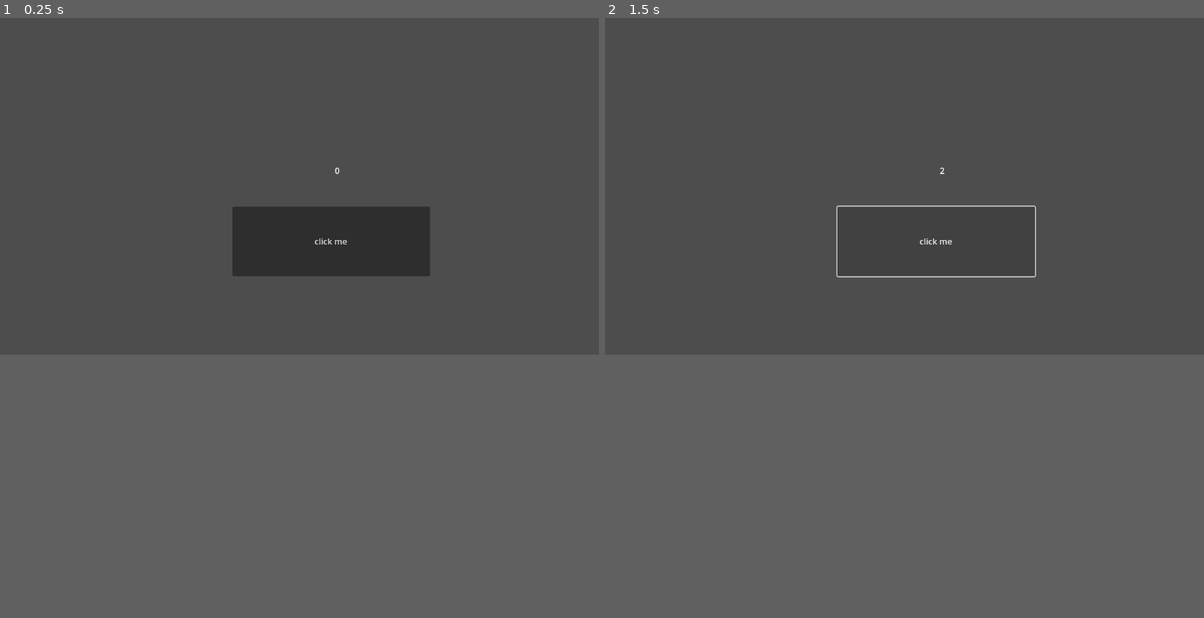
Above: before the commit, frames 1-2 (left to right).
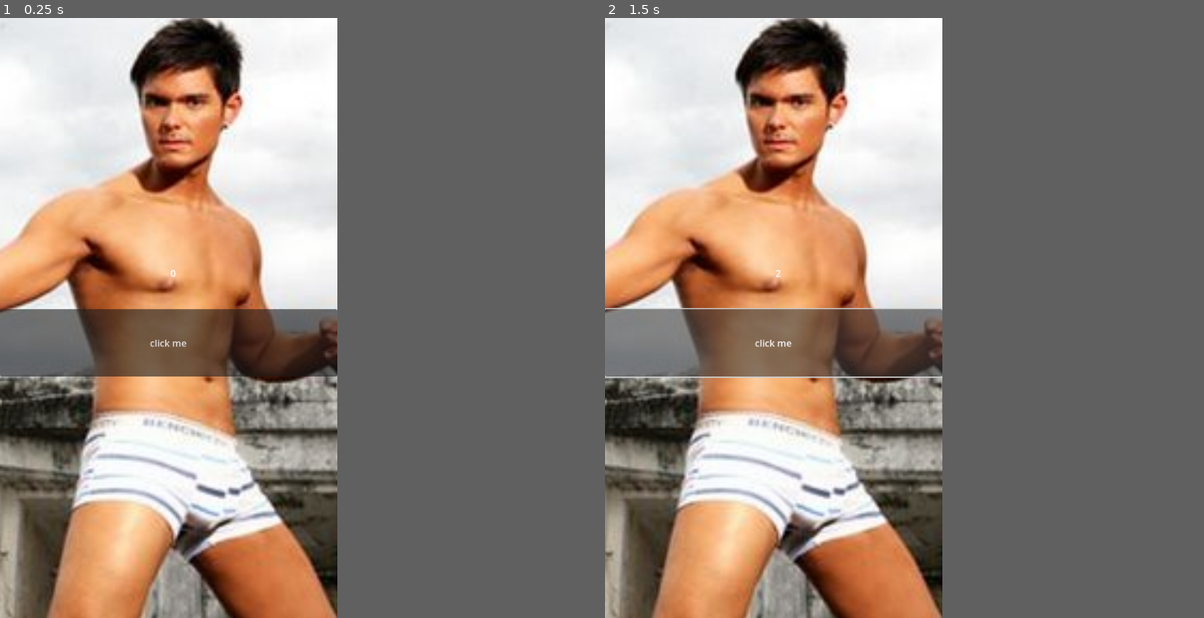
Above: after the commit, the same moments.

Repository: owenlim225/ihackathontest
Game: Godot game, scene res://scenes/control.tscn
Same seed, same stepped clock (60 frames per second), same inputs: the game is played once before the commit and once after it.
Inputs:
- Up to frame 1 (0.25 s): no input
- Up to frame 2 (1.5 s): click "click me" at 0.5 s; click "click me" at 1.25 s
In our replay, the window is 799x449 before the commit and 450x800 after it. These sizes can differ from the game's own. Grey fills any space a smaller window leaves; there, only what the larger window draws over its background counts as a difference.

The runs differ from the first frame. In frame 1, 56% of the frame differs, in the area x 0-72%, y 0-100%; in frame 2, 54%.

Commit message:
testing lng to

Diff:
--- a/project.godot
+++ b/project.godot
@@ -15,6 +15,11 @@
 config/features=PackedStringArray("4.2", "Mobile")
 config/icon="res://icon.svg"
 
+[display]
+
+window/size/viewport_width=576
+window/size/viewport_height=1024
+
 [rendering]
 
 renderer/rendering_method="mobile"
--- a/scenes/control.tscn
+++ b/scenes/control.tscn
@@ -1,6 +1,7 @@
-[gd_scene load_steps=2 format=3 uid="uid://buk5cac2em1rw"]
+[gd_scene load_steps=3 format=3 uid="uid://buk5cac2em1rw"]
 
 [ext_resource type="Script" path="res://scripts/Control.gd" id="1_4cv4c"]
+[ext_resource type="Texture2D" uid="uid://dsp16wmm3808a" path="res://dingdong.jpg" id="2_3sotb"]
 
 [node name="Control" type="Control"]
 layout_mode = 3
@@ -12,21 +13,38 @@
 script = ExtResource("1_4cv4c")
 
 [node name="Button" type="Button" parent="."]
-layout_mode = 0
-offset_left = 447.0
-offset_top = 363.0
-offset_right = 827.0
-offset_bottom = 497.0
+layout_mode = 1
+anchors_preset = 14
+anchor_top = 0.5
+anchor_right = 1.0
+anchor_bottom = 0.5
+offset_top = -15.0
+offset_bottom = 100.0
+grow_horizontal = 2
+grow_vertical = 2
 text = "click me"
 
 [node name="Label" type="Label" parent="."]
-layout_mode = 0
-offset_left = 512.0
-offset_top = 253.0
-offset_right = 787.0
-offset_bottom = 334.0
+layout_mode = 1
+anchors_preset = 8
+anchor_left = 0.5
+anchor_top = 0.5
+anchor_right = 0.5
+anchor_bottom = 0.5
+offset_left = -129.0
+offset_top = -117.0
+offset_right = 146.0
+offset_bottom = -36.0
+grow_horizontal = 2
+grow_vertical = 2
 text = "0"
 horizontal_alignment = 1
 vertical_alignment = 1
 
+[node name="Dingdong" type="Sprite2D" parent="."]
+z_index = -99
+position = Vector2(167.801, 513.125)
+scale = Vector2(3.66046, 3.66046)
+texture = ExtResource("2_3sotb")
+
 [connection signal="pressed" from="Button" to="." method="_on_button_pressed"]
Binary file added: dingdong.jpg
Not shown, added: dingdong.jpg.import
